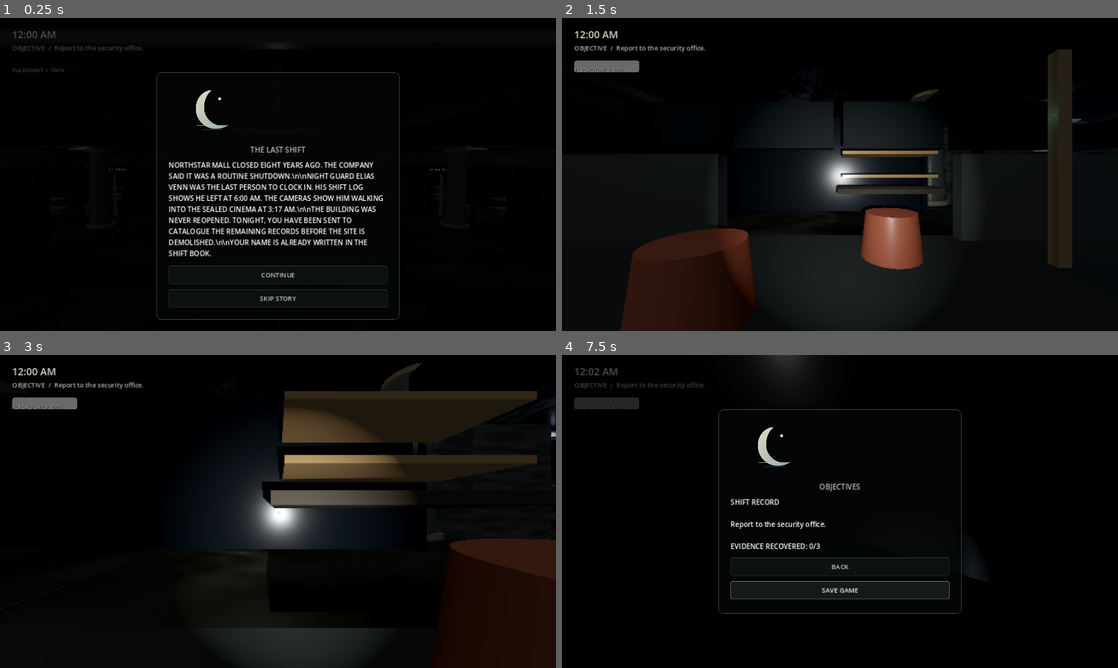
Above: before the commit, frames 1-4 (two rows, left to right).
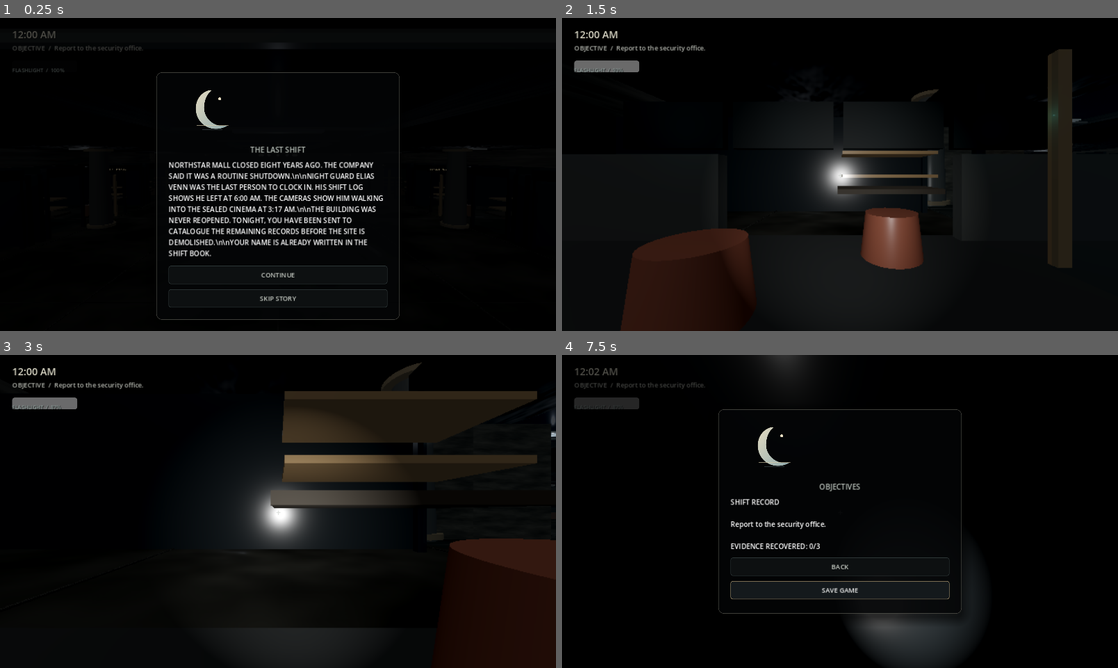
Above: after the commit, the same moments.

Repository: dontcare-dev/AFTER-HOURS
Game: Godot game, scene res://scenes/main.tscn
Same seed, same stepped clock (60 frames per second), same inputs: the game is played once before the commit and once after it.
Inputs (mouse positions are in pixels of both pictures, inside the frame that each line leads up to):
- Up to frame 1 (0.25 s): no input
- Up to frame 2 (1.5 s): click "CONTINUE" at 0.5 s; click "NEW SHIFT" at 1.25 s
- Up to frame 3 (3 s): tap Enter (objectives) at 2 s; move the mouse to (305, 511) at 2.02 s; hold W (move_forward) 2.03-2.75 s; hold Ctrl (crouch) 2.03-2.75 s; click "BACK" at 2.75 s
- Up to frame 4 (7.5 s): tap Space at 3.5 s; move the mouse to (812, 511) at 3.52 s; hold W (move_forward) 3.53-5.75 s; tap F (flashlight) at 3.6, 7.35 s; move the mouse to (851, 505) at 4.27 s; hold E (interact) 4.28-5.03 s; tap Enter (objectives) at 5, 5.1 s; move the mouse to (834, 517) at 5.02 s; click "SAVE GAME" at 5.75 s; move the mouse to (1006, 558) at 6.52 s; hold Ctrl (crouch) 6.53-7.28 s; hold A (move_left) from 6.53 s (still down); move the mouse to (673, 464) at 7.27 s

The runs differ from the first frame. In frame 2, 2.3% of the frame differs, in the area x 31-68%, y 38-81%; in frame 3, 1.9%; in frame 4, 3.1%, in the area x 52-75%, y 71-100%.
Error in both runs: Invalid access to property or key 'shape' on a base object of type 'null instance'. (res://scripts/player.gd:61)

Commit message:
Remove expensive flashlight shadow rendering

Diff:
--- a/scripts/player.gd
+++ b/scripts/player.gd
@@ -39,7 +39,7 @@
 	lamp.spot_range = 19.0
 	lamp.spot_angle = 38.0
 	lamp.light_energy = 2.2
-	lamp.shadow_enabled = true
+	lamp.shadow_enabled = false
 	camera.add_child(lamp)
 	footstep_player = AudioStreamPlayer3D.new()
 	footstep_player.stream = make_footstep()
